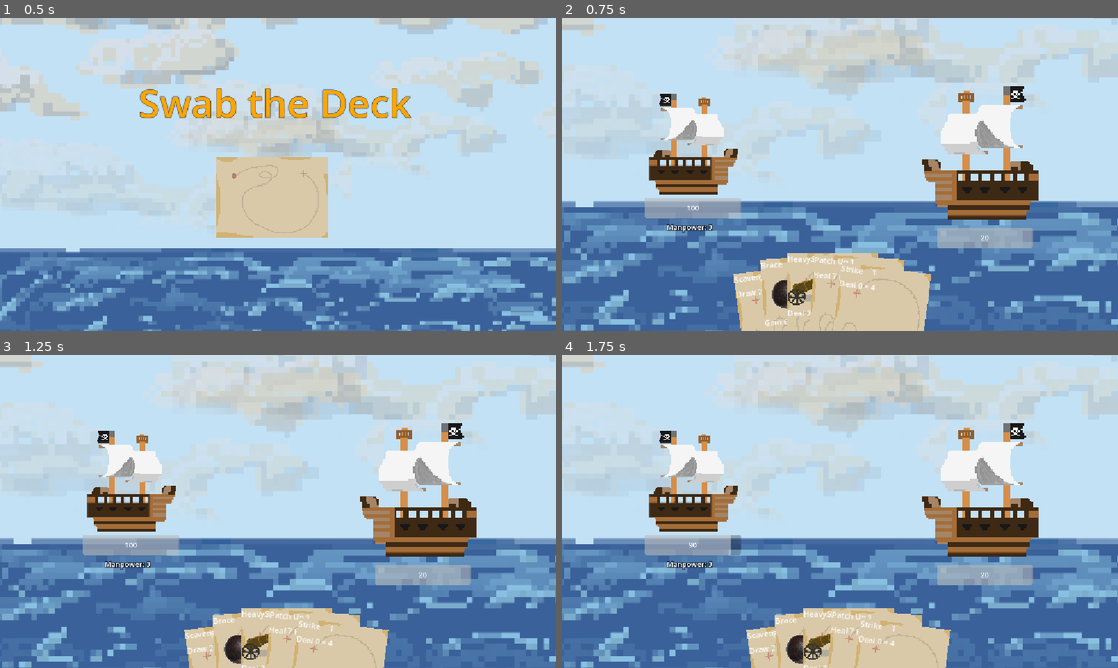
Above: before the commit, frames 1-4 (two rows, left to right).
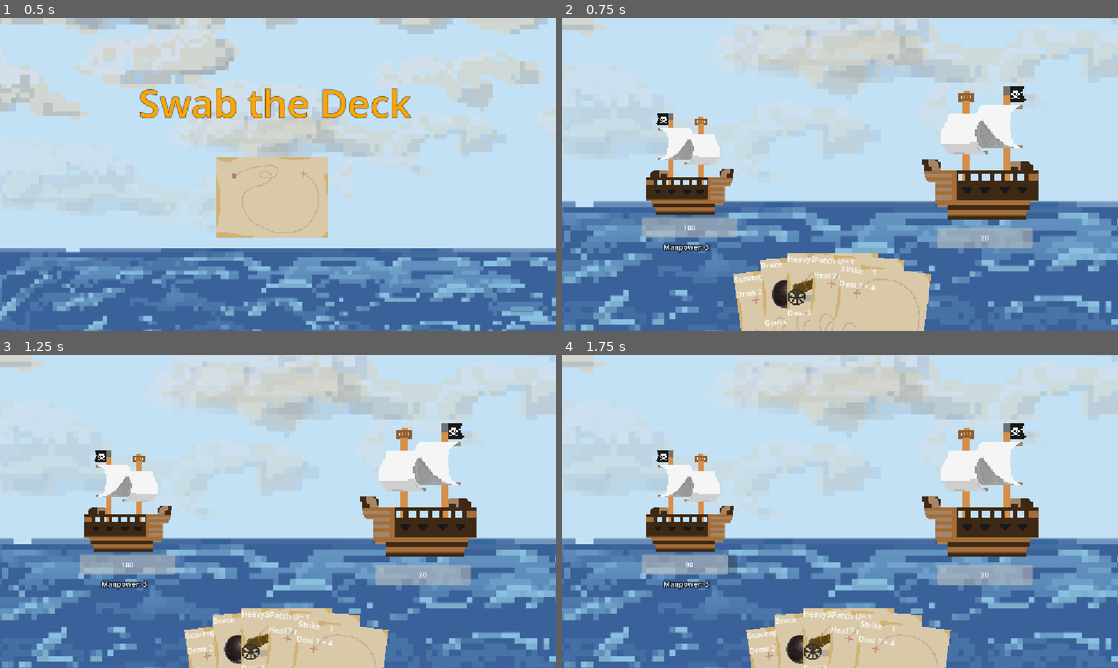
Above: after the commit, the same moments.

Repository: ataylor146/deckbuilder
Game: Godot game, scene res://Scenes/menu.tscn
Two runs of this game, one before a commit and one after it. Both use one fixed random seed, a clock stepped at 60 frames per second and the inputs below. The engine's default icon, where the game draws it, is replaced by a stand-in: a white triangle on a blue panel in a dark square.
Inputs (mouse positions are in pixels of both pictures, inside the frame that each line leads up to):
- Up to frame 1 (0.5 s): no input
- Up to frame 2 (0.75 s): click (834, 196) at 0.5 s
- Up to frame 3 (1.25 s): no input
- Up to frame 4 (1.75 s): tap Enter (ui_accept) at 1.25, 1.52 s; move the mouse to (962, 495) at 1.27 s

Frame 1 is identical in both runs. In frame 2, 5.6% of the frame differs, in the area x 14-55%, y 24-87%; in frame 3, 5.6%; in frame 4, 5.6%, in the area x 14-58%, y 24-93%.

Commit message:
Cannon Lose Animation

Diff:
--- a/Scenes/board.tscn
+++ b/Scenes/board.tscn
@@ -25,7 +25,7 @@
 texture = ExtResource("3_bh37u")
 
 [node name="Player" parent="." unique_id=499854778 instance=ExtResource("2_bh37u")]
-position = Vector2(-38, 136)
+position = Vector2(-45, 177)
 
 [node name="Hand" type="Node2D" parent="." unique_id=1715343126]
 position = Vector2(500, 524)
--- a/Scenes/player.tscn
+++ b/Scenes/player.tscn
@@ -1,8 +1,11 @@
 [gd_scene format=3 uid="uid://badu7qssc7g76"]
 
 [ext_resource type="Script" uid="uid://deq2gmghcnj8y" path="res://Scripts/player.gd" id="1_v0iea"]
-[ext_resource type="Texture2D" uid="uid://dlnrlxwggl642" path="res://Sprites/ship.png" id="2_6t5aa"]
+[ext_resource type="Texture2D" uid="uid://c84tijv7wwqhv" path="res://Sprites/ship.png" id="2_6t5aa"]
 [ext_resource type="Texture2D" uid="uid://ds76jbuigsfso" path="res://Sprites/icon.svg" id="3_6t5aa"]
+[ext_resource type="Texture2D" uid="uid://dac5gxgqe4ufc" path="res://Sprites/cann loss 2.png" id="3_x3wgy"]
+[ext_resource type="Texture2D" uid="uid://17j287f1iw18" path="res://Sprites/cann loss 3.png" id="4_3smsa"]
+[ext_resource type="Texture2D" uid="uid://b41ufih03q7eb" path="res://Sprites/cann loss 1.png" id="4_vgqql"]
 
 [sub_resource type="LabelSettings" id="LabelSettings_vgqql"]
 font_size = 30
@@ -12,9 +15,11 @@
 [sub_resource type="LabelSettings" id="LabelSettings_fkybt"]
 font_size = 30
 
-[node name="Player" type="Node2D" unique_id=499854778]
+[node name="Player" type="Node2D" unique_id=499854778 node_paths=PackedStringArray("cannons_positions")]
 scale = Vector2(0.5, 0.5)
 script = ExtResource("1_v0iea")
+impacts = Array[Texture2D]([ExtResource("4_vgqql"), ExtResource("3_x3wgy"), ExtResource("4_3smsa")])
+cannons_positions = [NodePath("Cannon1"), NodePath("Cannon2"), NodePath("Cannon3"), NodePath("Cannon4")]
 
 [node name="Manpower" type="Label" parent="." unique_id=38064966]
 offset_left = 510.0
@@ -68,3 +73,43 @@
 text = "5"
 horizontal_alignment = 1
 vertical_alignment = 1
+
+[node name="Cannon1" type="Marker2D" parent="." unique_id=847924768]
+position = Vector2(488, 366)
+
+[node name="Loss" type="Sprite2D" parent="Cannon1" unique_id=1365222718]
+visible = false
+z_index = 2
+position = Vector2(-3.4570694e-06, -16)
+scale = Vector2(0.06, 0.06)
+texture = ExtResource("4_vgqql")
+
+[node name="Cannon2" type="Marker2D" parent="." unique_id=1897505786]
+position = Vector2(544, 366)
+
+[node name="Loss" type="Sprite2D" parent="Cannon2" unique_id=1466700703]
+visible = false
+z_index = 2
+position = Vector2(-3.4570694e-06, -16)
+scale = Vector2(0.06, 0.06)
+texture = ExtResource("4_vgqql")
+
+[node name="Cannon3" type="Marker2D" parent="." unique_id=847953474]
+position = Vector2(608, 366)
+
+[node name="Loss" type="Sprite2D" parent="Cannon3" unique_id=1251644308]
+visible = false
+z_index = 2
+position = Vector2(-3.4570694e-06, -16)
+scale = Vector2(0.06, 0.06)
+texture = ExtResource("4_vgqql")
+
+[node name="Cannon4" type="Marker2D" parent="." unique_id=1863799593]
+position = Vector2(662, 366)
+
+[node name="Loss" type="Sprite2D" parent="Cannon4" unique_id=540022629]
+visible = false
+z_index = 2
+position = Vector2(-3.4570694e-06, -16)
+scale = Vector2(0.06, 0.06)
+texture = ExtResource("4_vgqql")
--- a/Scripts/board.gd
+++ b/Scripts/board.gd
@@ -98,7 +98,6 @@
 		card.homePosition = positions[i]
 		card.homeRotation = deg_to_rad(t * cardTilt)
 		card.z_index = i
-		card.disabled = card.cost > $Player.manpower
 		card.refreshDescription($Player.CANNONS)
 
 func drawCard(data:CardData):
--- a/Scripts/player.gd
+++ b/Scripts/player.gd
@@ -3,9 +3,14 @@
 var MAX_HP = 100
 var manpowerPerRound = 3
 var manpower = 3
-var CANNONS := 4
+const START_CANNONS := 4
+var CANNONS := START_CANNONS
 var hp = MAX_HP
 var block = 0
+
+@export var impacts: Array[Texture2D] = []
+@export var cannons_positions: Array[Marker2D] = []
+@export var lossFrameTime := 0.1
 
 @onready var defence: Sprite2D = $Defence
 @onready var defence_text: Label = $Defence/Label
@@ -22,6 +27,7 @@
 	setManpower(manpowerPerRound)
 	progress_bar.max_value = MAX_HP
 	update_ui()
+	update_cannons()
 
 func take_damage(dmg: int) -> void:
 	var absorbed = min(block, dmg)
@@ -33,17 +39,18 @@
 	if hp <= 0:
 		get_tree().change_scene_to_file("res://Scenes/lose_scene.tscn")
 		return
+	update_cannons()
 
 func heal(value: int) -> void:
 	hp = min(hp + value, MAX_HP)
 	update_ui()
+	update_cannons()
 
 func add_block(value: int) -> void:
 	block += value
 	update_block_ui()
 
 func update_block_ui():
-	print(block)
 	if block == 0:
 		defence.visible = false
 		return
@@ -51,7 +58,32 @@
 		defence.visible = true
 	defence_text.text = str(block)
 
-
 func update_ui() -> void:
 	hp_text.text = str(hp)
 	progress_bar.value = hp
+
+func _cannons_from_hp() -> int:
+	return clampi(ceili(float(hp) / MAX_HP * START_CANNONS), 0, cannons_positions.size())
+
+# Пересчитывает пушки от HP: сломанные зажигают анимацию, починенные гаснут.
+func update_cannons() -> void:
+	CANNONS = _cannons_from_hp()
+	for i in cannons_positions.size():
+		var loss: Sprite2D = cannons_positions[i].get_node("Loss")
+		var broken := i >= CANNONS
+		if broken:
+			if not loss.visible:
+				loss.visible = true
+				_animate_loss(loss)
+		else:
+			loss.visible = false
+
+# Крутится, пока спрайт виден. Гасим visible — цикл сам завершится.
+func _animate_loss(loss: Sprite2D) -> void:
+	if impacts.is_empty():
+		return
+	var frame := 0
+	while is_instance_valid(loss) and loss.visible:
+		loss.texture = impacts[frame % impacts.size()]
+		frame += 1
+		await get_tree().create_timer(lossFrameTime).timeout
--- a/cards/strike.tres
+++ b/cards/strike.tres
@@ -5,4 +5,3 @@
 [resource]
 script = ExtResource("1_cd")
 cardName = "Strike"
-amount = 0
Not shown: 1 places in Scenes/board.tscn that only renumber resources
Binary file added: Sprites/cann loss 1.png
Binary file added: Sprites/cann loss 2.png
Binary file added: Sprites/cann loss 3.png
